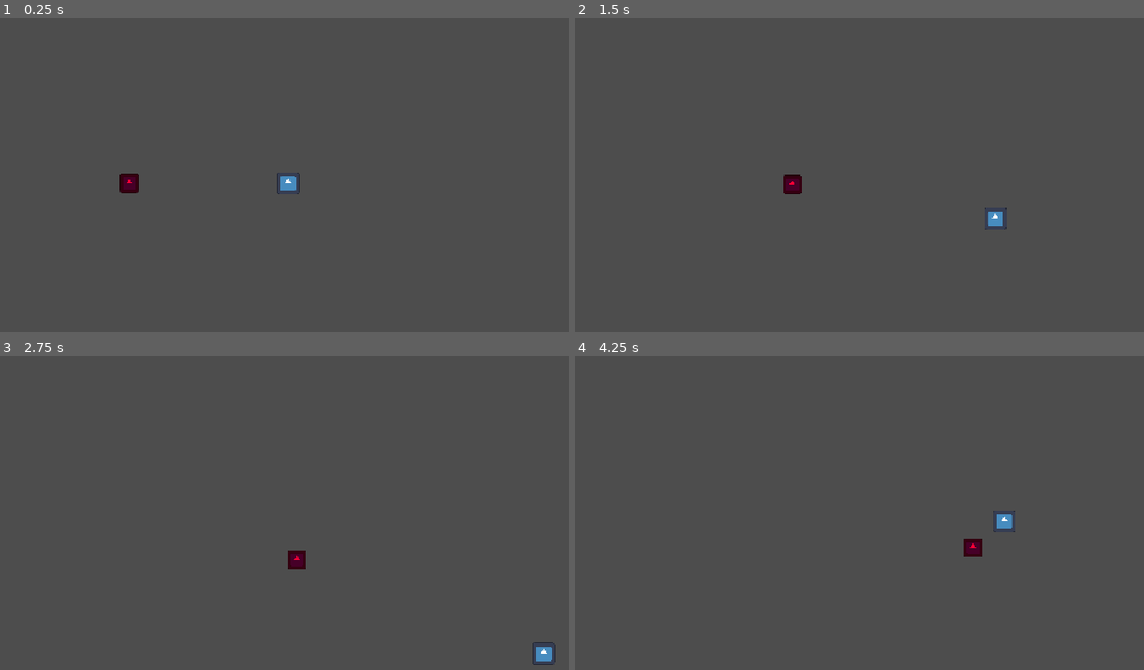
Above: before the commit, frames 1-4 (two rows, left to right).
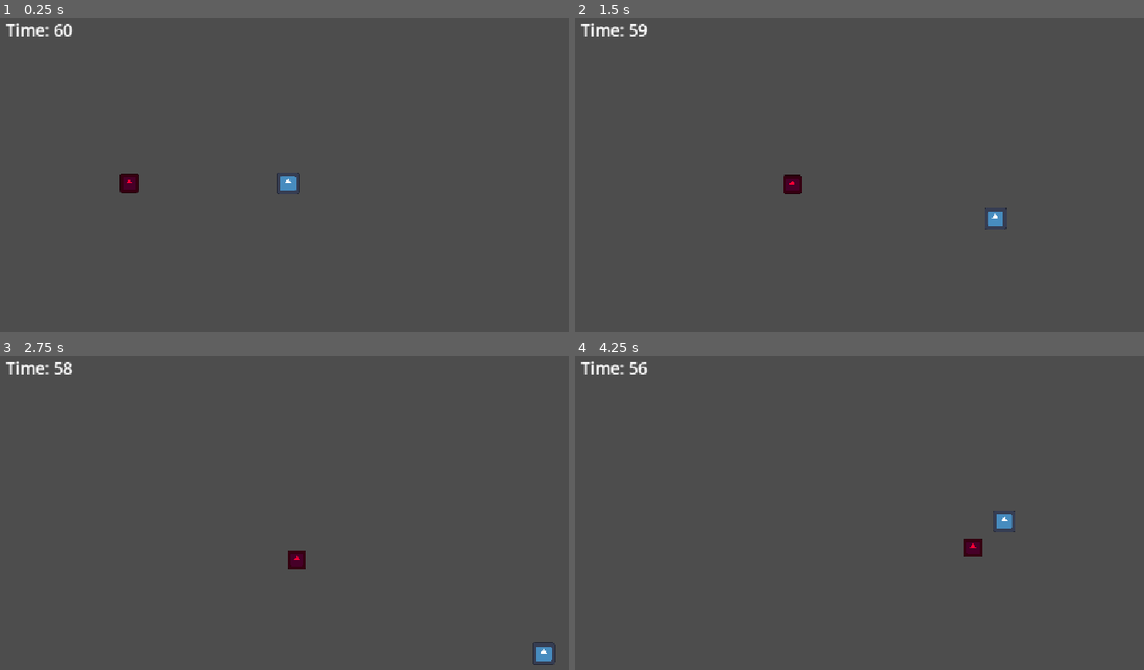
Above: after the commit, the same moments.

Repository: Tin0709/Last60Seconds
Game: Godot game, scene res://game.tscn
Same seed, same stepped clock (60 frames per second), same inputs: the game is played once before the commit and once after it. The engine's default icon, where the game draws it, is replaced by a stand-in: a white triangle on a blue panel in a dark square.
Inputs:
- Up to frame 1 (0.25 s): no input
- Up to frame 2 (1.5 s): hold D (move_right) 0.53-1.28 s; hold S (move_down) from 1.28 s (still down)
- Up to frame 3 (2.75 s): release S (move_down) at 2.03 s; hold D (move_right) from 2.03 s (still down)
- Up to frame 4 (4.25 s): release D (move_right) at 2.78 s; hold W (move_up) 2.78-3.53 s; hold A (move_left) from 3.53 s (still down)

The runs differ from the first frame. In frame 1, 0.3% of the frame differs, in the area x 1-13%, y 1-6%; in frame 2, 0.3%; in frame 3, 0.3%; in frame 4, 0.3%.

Commit message:
Add 60-second survival countdown

Diff:
--- /dev/null
+++ b/game.gd
@@ -0,0 +1,14 @@
+extends Node2D
+
+var time_remaining: float = 60.0
+
+@onready var time_label: Label = $HUD/TimeLabel
+@onready var survived_label: Label = $HUD/SurvivedLabel
+
+func _process(delta: float) -> void:
+	time_remaining = maxf(time_remaining - delta, 0.0)
+	time_label.text = "Time: %d" % ceili(time_remaining)
+
+	if time_remaining == 0.0:
+		survived_label.show()
+		set_process(false)
--- a/game.tscn
+++ b/game.tscn
@@ -3,6 +3,7 @@
 [ext_resource type="Script" uid="uid://b3wxohq16ktsi" path="res://player.gd" id="1_80nbo"]
 [ext_resource type="Texture2D" uid="uid://eq6dcm817lai" path="res://icon.svg" id="2_e2o6t"]
 [ext_resource type="Script" uid="uid://da5k5o14fmhip" path="res://enemy.gd" id="3_feb5d"]
+[ext_resource type="Script" path="res://game.gd" id="4_countdown"]
 
 [sub_resource type="CircleShape2D" id="CircleShape2D_jpyye"]
 radius = 20.0
@@ -11,6 +12,7 @@
 radius = 18.0
 
 [node name="Game" type="Node2D" unique_id=1318419053]
+script = ExtResource("4_countdown")
 
 [node name="Player" type="CharacterBody2D" parent="." unique_id=1518452810 groups=["player"]]
 position = Vector2(500, 300)
@@ -34,3 +36,24 @@
 
 [node name="CollisionShape2D" type="CollisionShape2D" parent="Enemy" unique_id=1254806273]
 shape = SubResource("CircleShape2D_orua6")
+
+[node name="HUD" type="CanvasLayer" parent="."]
+
+[node name="TimeLabel" type="Label" parent="HUD"]
+offset_left = 20.0
+offset_top = 20.0
+offset_right = 200.0
+offset_bottom = 60.0
+mouse_filter = 2
+theme_override_font_sizes/font_size = 28
+text = "Time: 60"
+
+[node name="SurvivedLabel" type="Label" parent="HUD"]
+visible = false
+offset_left = 20.0
+offset_top = 65.0
+offset_right = 240.0
+offset_bottom = 105.0
+mouse_filter = 2
+theme_override_font_sizes/font_size = 28
+text = "SURVIVED"
Not shown, added: game.gd.uid
